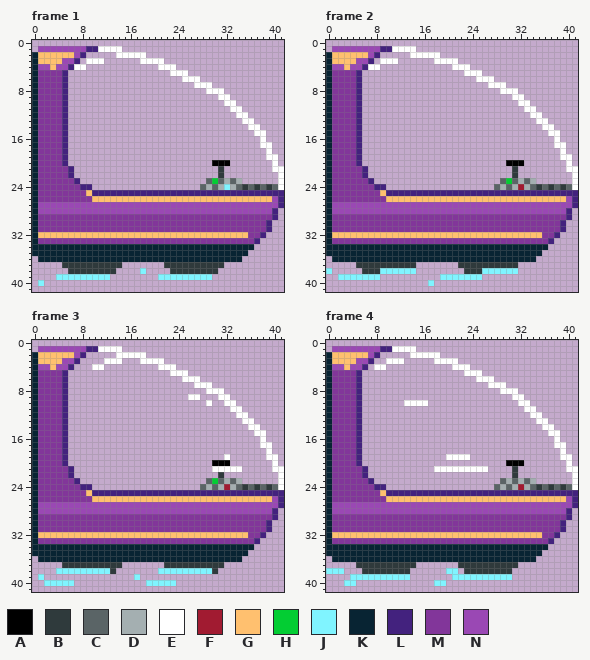
File history of a animated GIF sprite, src/assets/train_loco.gif. That is the earlier state.
The file is 84x84 pixels, drawn in blocks of 2x2; one block is one cell here. Shown: frame 1, frame 2, frame 3, frame 4. The commit also changed other frames, which this record leaves out.
Palette (. is transparent): A #000000  B #2f3a3c  C #5a6466  D #a4afb1  E #ffffff  F #a11b31  G #ffc06f  H #03cd33  J #80f4ff  K #082433  L #43227e  M #82369a  N #9a48b4
After:
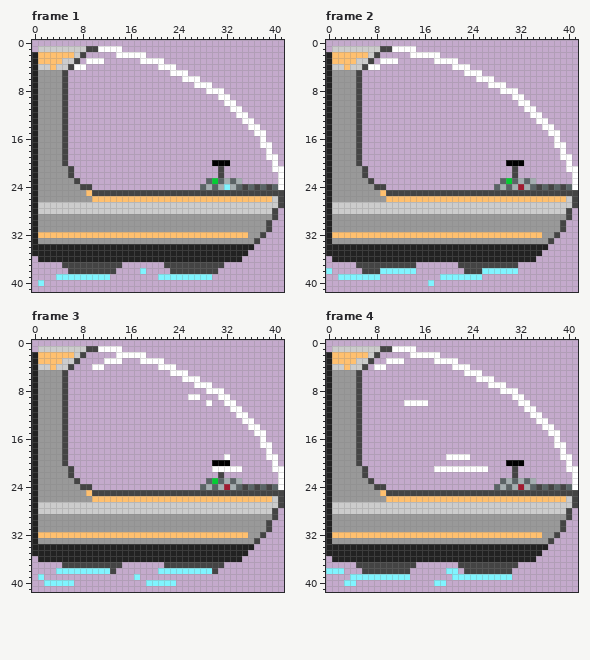
Author's note on the commit: Better hype train
Change:
@@ palette @@
-K #082433
+K #222222
-L #43227e
+L #444444
-M #82369a
+M #999999
-N #9a48b4
+N #cccccc
--- frame 1
@@ x 29..41 @@
 20 .AAA.......E.
-21 ..B........EE
-22 ..B.........E
+21 ..L........EE
+22 ..L.........E
 23 CHCDCD......E
-24 DCDJDCBCBCBCE
+24 DCDJDCLCLCLCE
 25 LLLLLLLLLLLLL
@@ x 0..41 @@
 36 .KKKKKKKKKKKKKKKKKKKKKKKKKKKKKKKKKK.......
-37 .....BBBBBBBBBB.......BBBBBBBBBB..........
-38 ......BBBBBBBB....J....BBBBBBBB...........
+37 .....LLLLLLLLLL.......LLLLLLLLLL..........
+38 ......LLLLLLLL....J....LLLLLLLL...........
 39 ....JJJJJJJJJ........JJJJJJJJJ............
--- frame 2
@@ x 29..41 @@
 20 .AAA.......E.
-21 ..B........EE
-22 ..B.........E
+21 ..L........EE
+22 ..L.........E
 23 CHCDCD......E
-24 DCDFDCBCBCBCE
+24 DCDFDCLCLCLCE
 25 LLLLLLLLLLLLL
@@ x 0..41 @@
 36 .KKKKKKKKKKKKKKKKKKKKKKKKKKKKKKKKKK.......
-37 .....BBBBBBBBBB.......BBBBBBBBBB..........
-38 J.....BBBJJJJJJ........BBBJJJJJJ..........
+37 .....LLLLLLLLLL.......LLLLLLLLLL..........
+38 J.....LLLJJJJJJ........LLLJJJJJJ..........
 39 ..JJJJJJJ..........JJJJJJJ................
--- frame 3
@@ x 29..41 @@
 21 .EEEEE.....EE
-22 ..B.........E
+22 ..L.........E
 23 CHCDCD......E
-24 DCDFDCBCBCBCE
+24 DCDFDCLCLCLCE
 25 LLLLLLLLLLLLL
@@ x 0..41 @@
 36 .KKKKKKKKKKKKKKKKKKKKKKKKKKKKKKKKKK.......
-37 .....BBBBBBBBBB.......BBBBBBBBBB..........
-38 ....JJJJJJJJJB.......JJJJJJJJJB...........
+37 .....LLLLLLLLLL.......LLLLLLLLLL..........
+38 ....JJJJJJJJJL.......JJJJJJJJJL...........
 39 .J...............J........................
--- frame 4
@@ x 29..41 @@
 20 .AAA.......E.
-21 ..B........EE
-22 ..B.........E
+21 ..L........EE
+22 ..L.........E
 23 CDCDCD......E
-24 DCDFDCBCBCBCE
+24 DCDFDCLCLCLCE
 25 LLLLLLLLLLLLL
@@ x 0..41 @@
 36 .KKKKKKKKKKKKKKKKKKKKKKKKKKKKKKKKKK.......
-37 .....BBBBBBBBBB.......BBBBBBBBBB..........
-38 JJJ...BBBBBBBB......JJ.BBBBBBBB...........
+37 .....LLLLLLLLLL.......LLLLLLLLLL..........
+38 JJJ...LLLLLLLL......JJ.LLLLLLLL...........
 39 ....JJJJJJJJJJ.......JJJJJJJJJJ...........
Pixel boxes of the changes (left, top, right, bottom) in both pictures:
changed: (32, 46, 284, 274)
changed: (326, 46, 578, 274)
changed: (32, 346, 284, 574)
changed: (326, 346, 578, 574)
